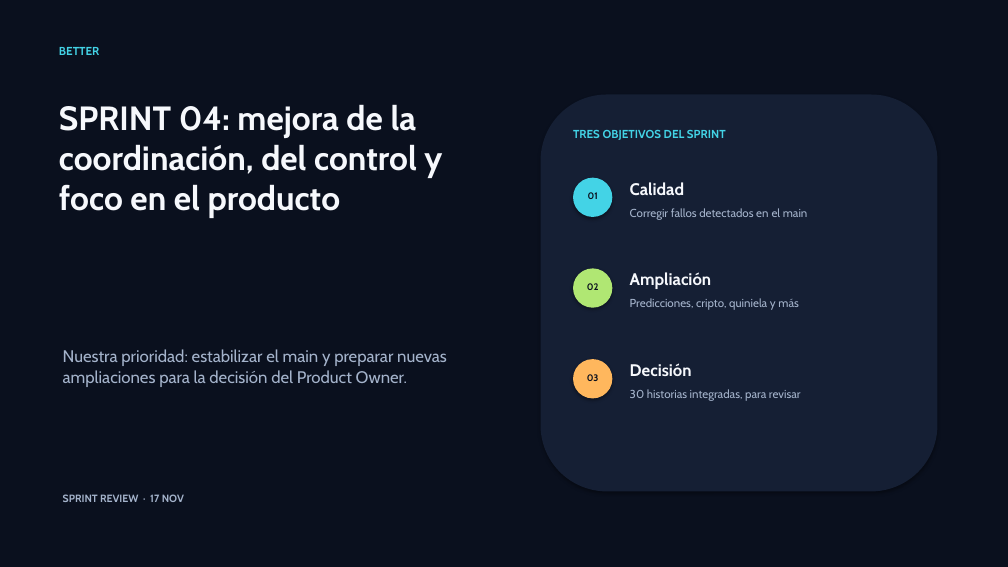
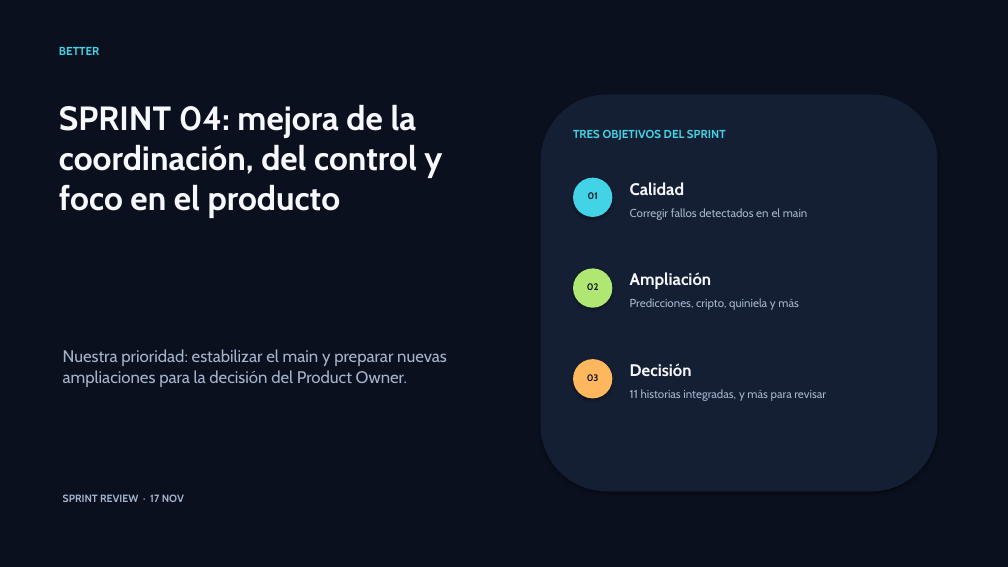
Before and after one commit to riverri/IS1, a slide deck: slide 1 of docs/presentaciones/presentacion4-final.pptx. Drawn at 1008x567 pixels with LibreOffice and Linux fonts; fonts in the diff are those of the drawing. Boxes give left, top, right and bottom in pixels: in the first picture for what was removed or moved away, otherwise in the second. Text is boxed around its words. In the diff, an @@ line names an element or a change of style, - is before the commit and + after.

```diff
--- a/docs/presentaciones/presentacion4-final.pptx
+++ b/docs/presentaciones/presentacion4-final.pptx
@@ text at [630, 389, 826, 401]: text changed @@
-30 historias integradas, para revisar
+11 historias integradas, y más para revisar
```
Also in this commit, not shown: 2 other slides changed.
